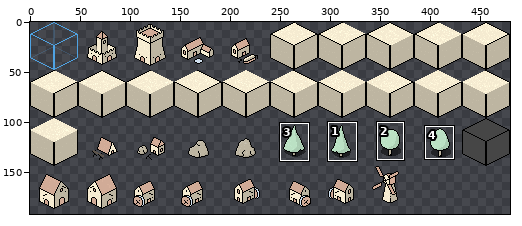
Sprite sheet, stored at data/gfx/paper/full_48x48.png. The picture above shows the old version from afar; the outline marks the close-up.
Close-up. First the earlier version:
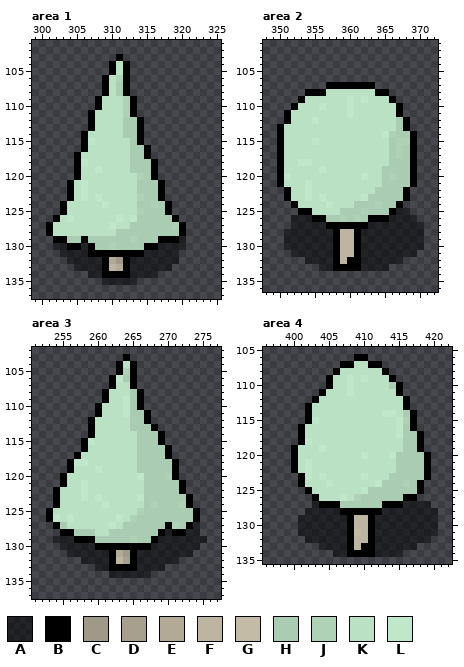
The file is 480x192 pixels. Pixels under 10% opacity are left out. Colours within 5 levels of each other are drawn and written as one. Shown: area 1: x 299..325, y 101..137; area 2: x 348..372, y 101..136; area 3: x 251..277, y 102..137; area 4: x 396..422, y 105..135. The commit also changed other parts of the picture, which this record leaves out.
Palette (. is transparent): A #00000080  B #000000  C #a09988  D #a7a08e  E #b2aa97  F #bdb5a1  G #c3bba6  H #aaccb2  J #afd2b7  K #bbe1c4  L #c0e7ca
Pixels before, area 1, first column x 301:
103 ..........B.........
104 .........BKB........
105 .........BKB........
106 ........BKJB........
107 ........BKHB........
108 ........BKHB........
109 .......BKKKJB.......
110 .......BKKKJB.......
111 ......BKKKKJB.......
112 ......BKKKKHHB......
113 ......BKKKKHHB......
114 .....BKKKKKHHB......
115 .....BLKKKKKHB......
116 .....BKKKKKKHHB.....
117 ....BKKKKKKKHHB.....
118 ....BLKKKKKKHHHB....
119 ....BKKLKKKKHHHB....
120 ....BKKKKKKKKJHB....
121 ...BKLKKKKKKKHHHB...
122 ...BKLKKKKKKKHHHB...
123 ...BKLKLKKKKKJHHB...
124 ..BKKKKKLKKKKHHJHB..
125 ..BKKKKKKKKKKJHHHB..
126 .BKLKKKKKKLKLHHHHHB.
127 BKKKKKKKKLKKHHHHHHJB
128 BKKKKKKKKKHHHHHHHHHB
129 .BBHHBHHHHHHJHHHBBBA
130 .AABBABHHJHHHHBBAAAA
131 ..AAAABBBBBBBBAAAAA.
132 ...AAAAABECBAAAAAAA.
133 ....AAAABFEBAAAAAA..
134 ......AABBBBAAAA....
135 ........AAAAA.......
Pixels before, area 2, first column x 350:
107 .......BBBBBBB.......
108 ....BBBKKKKKKKBB.....
109 ...BKKKKKKLKLKKKB....
110 ..BKKKLKKKLKKKKKKB...
111 .BKKKKKKKKLKKKKKKB...
112 .BKKKLKKKKKKKKKKKHB..
113 BKKKKKKKKKKKKKKKKHB..
114 BKKKKKKKKKKKKKKLJHHB.
115 BKKKKLKKKKKKKKKKHJJB.
116 BKKKKKKKKKKKKKKKHJHB.
117 BKKKKKKKKKKKKKKKHJHB.
118 BKKLLKKKKKKKKKKKHHHB.
119 BKKKKKLKKKKKKKKHHHHB.
120 BLKKKKKKKKKKLKKHJHHB.
121 BKKKLKKKKKKKKKKHHHHB.
122 .BKKLKKKKKKKKKHHHHB..
123 .BKKLKLKKKKKLHHHHHB..
124 ..BKKKKLKKKHHHJHHB...
125 ...BBKKKKHHHJHHHBAA..
126 ..AAABBHHJHJHBBBAAAA.
127 ..AAAAABBBBBBAAAAAAAA
128 .AAAAAAABFFBAAAAAAAAA
129 .AAAAAAABFFBAAAAAAAAA
130 .AAAAAAABFFBAAAAAAAAA
131 ..AAAAAABFFBAAAAAAAA.
132 ....AAAABFBBAAAAAA...
133 ......AABBBBAAAA.....
Pixels before, area 3, first column x 253:
103 ...........B...........
104 ..........BKB..........
105 ..........BJB..........
106 .........BLHB..........
107 .........BKKB..........
108 ........BKKKHB.........
109 ........BKKLHB.........
110 .......BKKKLHB.........
111 .......BKKKLHHB........
112 ......BKKKKKHHB........
113 ......BKKKKKHHHB.......
114 ......BKKKKKKHHHB......
115 .....BLKKKKKKHHHB......
116 .....BKKKKKKKHHHHB.....
117 ....BKKKKKKKKHHHHB.....
118 ...BLLKKKKKKKHHHHHB....
119 ...BKKKLKKKKKHHHHHB....
120 ..BKKKKKKKKKKLHHHJB....
121 ..BKKLKKKKKKKKHHHHHB...
122 .BKKKLKKKKKKKKHHHHHB...
123 .BKKKLKLKKKKKLHHHHHHB..
124 .BKKKKKKLKKKKKHJHHHJB..
125 BKKKKKKKKKKKKJHHHHHHHB.
126 BLKLKKKKKKLKJHHHHHHHHB.
127 .BHKKKKKKLKHHHHHHBJHBA.
128 ..BBHHHKKHHHHHHHBABBAA.
129 .AAABBBHHHHHJHHBAAAAAAA
130 ..AAAAABBBBBBBBAAAAAAA.
131 ...AAAAAABECBAAAAAAAA..
132 .....AAAABFDBAAAAAA....
133 .......AABBBBAAAA......
134 .........AAAAAA........
Pixels before, area 4, first column x 400:
106 .........BB..........
107 .......BBKKBB........
108 ......BKKKKKKB.......
109 .....BKKLKLKKKB......
110 .....BKKLKKKKKHB.....
111 ....BKKKLKKKKKKB.....
112 ...BKKKKKKKKKKKKB....
113 ..BKKKKKKKKKKKKKB....
114 ..BKKKKKKKKKKLLKHB...
115 ..BLKKKKKKKKKKKLJB...
116 .BKKKKKKKKKKKKKLHB...
117 .BKKKKKKKKKKKKKLHHB..
118 .BLKKKKKKKKKKKKKHHB..
119 BKKKLKKKKKKKKKKKHHB..
120 BKKKKKKKKKLKKKLHHHHB.
121 BKLKKKKKKKKKKKKHHHHB.
122 BKLKKKKKKKKKKKKHHHHB.
123 .BLKLKKKKKLKKKHHHHHB.
124 .BKKKLKKKKKKLHHHJHB..
125 ..BKKKKKKKLHHHHHHHB..
126 ...BKKKLKJHHHHHHBB...
127 ...ABBBHHHHHHBBBAAAA.
128 ..AAAAABBBBBBAAAAAAAA
129 .AAAAAAABFFBAAAAAAAAA
130 .AAAAAAABFFBAAAAAAAAA
131 .AAAAAAABGFBAAAAAAAAA
132 ..AAAAAABFFBAAAAAAAA.
133 ....AAAABFBBAAAAAA...
134 ......AABBBBAAAA.....
Once edited:
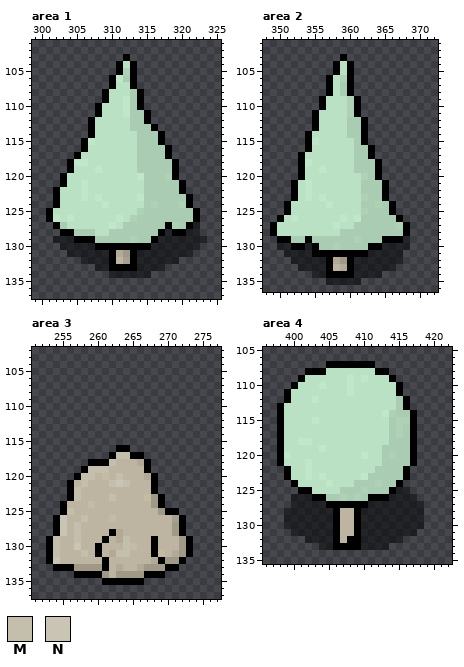
Colours new in this view: M #c4bead  N #cac4b5
Changes in this commit:
Changed rows in their new state; - is an unchanged pixel.
Area 1:
first column x 301:
103 ----------.B-----------
104 ---------.BKB----------
105 ---------.BJB----------
106 --------.BLHB----------
107 --------.BKKB----------
108 ----------KKHB---------
109 -------.B--LHB---------
110 -----------LHB---------
111 ------.B---LHHB--------
112 -----------K-HB--------
113 -----------K-HHB-------
114 -----.B----KKHHHB------
115 ------------KHHHB------
116 ------------K-HHHB-----
117 ------------K-HHHB-----
118 ---BL-------K--HHHB----
119 ---BK-------K--HHHB----
120 --BKK--------L-HHJB----
121 --BK---------K--HHHB---
122 -BKK---------K--HHHB---
123 -BKK---------L--HHHHB--
124 -BK----------K---HHJB--
125 BKK--------------HHHHB-
126 BL----------J-----HHHB-
127 .BH--------H-----B-HBA-
128 ..BBHHH--H------BAB-AA-
129 -AAAB-B--------BAAA-AAA
130 -.-AA-ABBBBBBB-A----AA-
131 --.---AAA-EC-A-----AA--
132 ---..---ABFDB----------
133 ----...-ABB-B----.-----
134 ------...AAA---.-------
135 --------.....----------
Area 2:
first column x 349:
103 ----------B-----------
104 ---------BKB----------
105 ---------BKB----------
106 --------BKJB----------
107 ---------KH-...-------
108 -----...B-HB.....-----
109 ----...B---JB.....----
110 ---....B---JB......---
111 --....B----JB......---
112 --....B----HHB......--
113 -.....B----HHB......--
114 -....B-----HHB.......-
115 -....B------HB.......-
116 -....B------HHB......-
117 -...B-------HHB......-
118 -...B-------HHHB.....-
119 -...B-------HHHB.....-
120 -...B--------JHB.....-
121 -..B---------HHHB....-
122 --.B---------HH-B...--
123 --.B---------J--B...--
124 --BK--------K----B.---
125 --BKKK----KKK-----..--
126 -BKLKKKKKKLKL-HHHHB..-
127 BKKKKKKKKLKKHHHHHHJB..
128 BKKKKKKKKKHHHHHHHHHB..
129 -BBHHBHHHHHHJHHHBBB-..
130 -A-BB-BHHJHHHHBB----..
131 --A---BBB-BB-B-----..-
132 ---AA---BEC-A---------
133 ----AAA-BFE-A----A----
134 ------AABBBBAAAA------
135 --------AAAAA---------
Area 3:
first column x 253:
103 -----------.-----------
104 ----------...----------
105 ----------...----------
106 ---------....----------
107 ---------....----------
108 --------......---------
109 --------......---------
110 -------.......---------
111 -------........--------
112 ------.........--------
113 ------..........-------
114 ------...........------
115 -----............------
116 -----.....BB......-----
117 ----.....BMMBB....-----
118 ---...BBBMFFFEB....----
119 ---..BMMMFFFFFB....----
120 --..BMMFGFMFFFEB...----
121 --.BFMFFFMNMFFFB....---
122 -..BMFFFFFFFFFFB....---
123 -..BMFFFFMFFFFGCB....--
124 -.BFFFGFFFFFFFFCB....--
125 ..BMFFFFFFFFFFFFCBB...-
126 .BNFFMFFFGFFFFFFFFDB..-
127 --NFMFFFFFFFFFFFFFCB..-
128 -BNFMFFFFBEFFFFFFFC-..-
129 BMFFMFFFBFEMFFF-FFFCB..
130 BMFFNFF-FFFMGFFBFFFCB.-
131 BMFFFMFBFEMMFFFBGFECB--
132 BNFFFFFFBF-FFFFEBCCB---
133 -BBBCCCCBFEFFECCCBB----
134 ----BBBBCFCCCCBBB------
135 --------BBBBBB---------
Area 4:
first column x 398:
106 -----------..----------
107 -------BB--BB-.--------
108 ----BBBKK-----B--------
109 ---BKKKK---------------
110 --BKKKLK--------K------
111 -BKKKKK----------------
112 -BKKKL-----------H-----
113 BKKKK------------H-----
114 BKKKK-----------JH-----
115 BKKKK-----------HJ-----
116 BKKK------------HJ-----
117 BKKK------------HJ-B.--
118 BKKL------------HH-B.--
119 BKK------------HHH-B.--
120 BLK------------HJ--B..-
121 BKK------------HH--B..-
122 -BK-----------HHH-B...-
123 -BKK---------HHH--B...-
124 --BK-------HHHJ--B...--
125 ---B-----HHHJ---BAA..--
126 --AAA-BHHJH--BBBAAAA---
127 --AAA-A--BBBBAAAAA---.-
128 -AAA----BFF-AAA------..
129 -AA-----BFFBAA-------..
130 -AA-----BFFBAA-------..
131 --A-----BFFBAA------...
132 --------BF-BAA----....-
133 --------BB-BAA--....---
134 --------..........-----
Where, in picture pixels (left, top, right, bottom), the same in both close-ups:
changed: (46, 54, 207, 285)
changed: (270, 54, 424, 285)
changed: (46, 354, 207, 585)
changed: (277, 354, 438, 557)
